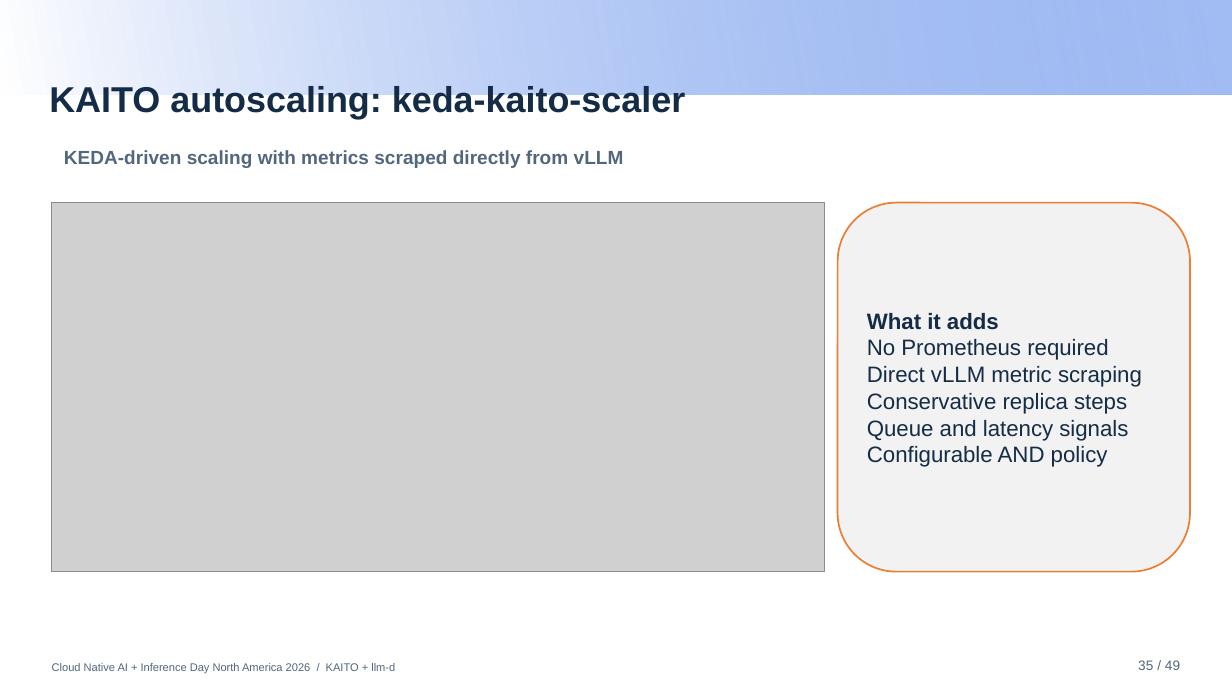
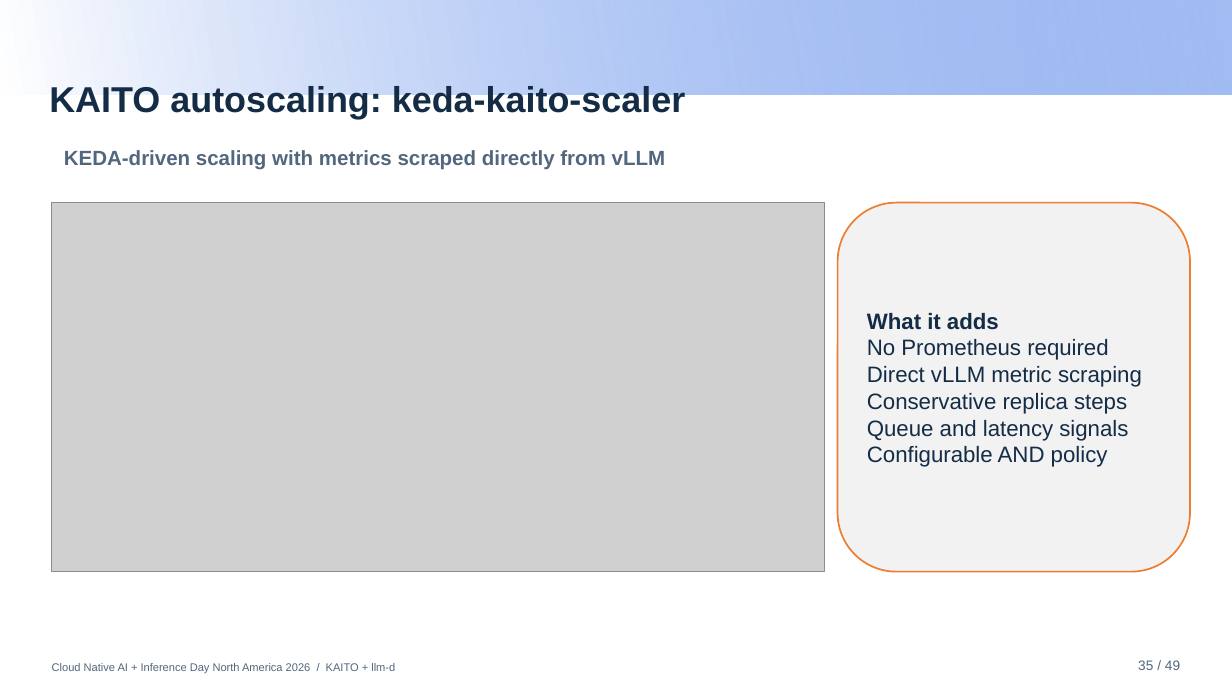
Before and after one commit to andyzhangx/demo, a slide deck: slide 34 of llm/pd-disaggregation/kubecon-na-2026-pd-disaggregation-kaito-llmd.pptx (slide 35 before the commit). Drawn at 1232x693 pixels with LibreOffice and Linux fonts; fonts in the diff are those of the drawing; grey boxes stand for pictures; background and template pictures are left out. Boxes give left, top, right and bottom in pixels: in the first picture for what was removed or moved away, otherwise in the second. Text is boxed around its words. In the diff, an @@ line names an element or a change of style, - is before the commit and + after.

```diff
--- a/llm/pd-disaggregation/kubecon-na-2026-pd-disaggregation-kaito-llmd.pptx
+++ b/llm/pd-disaggregation/kubecon-na-2026-pd-disaggregation-kaito-llmd.pptx
@@ text "KEDA-driven scaling with metrics scraped ..." at (64,150,666,170): size 11.1 to 12 pt @@
```
Also in this commit, not shown: 15 other slides changed, 3 slides added.
